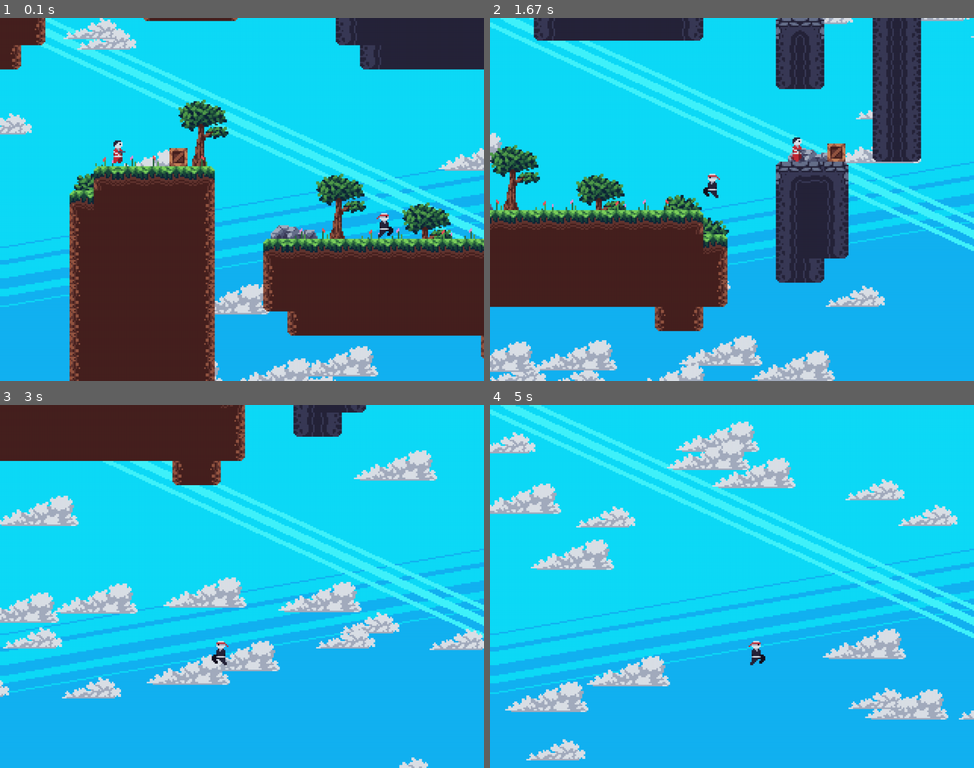
Above: before the commit, frames 1-4 (two rows, left to right).
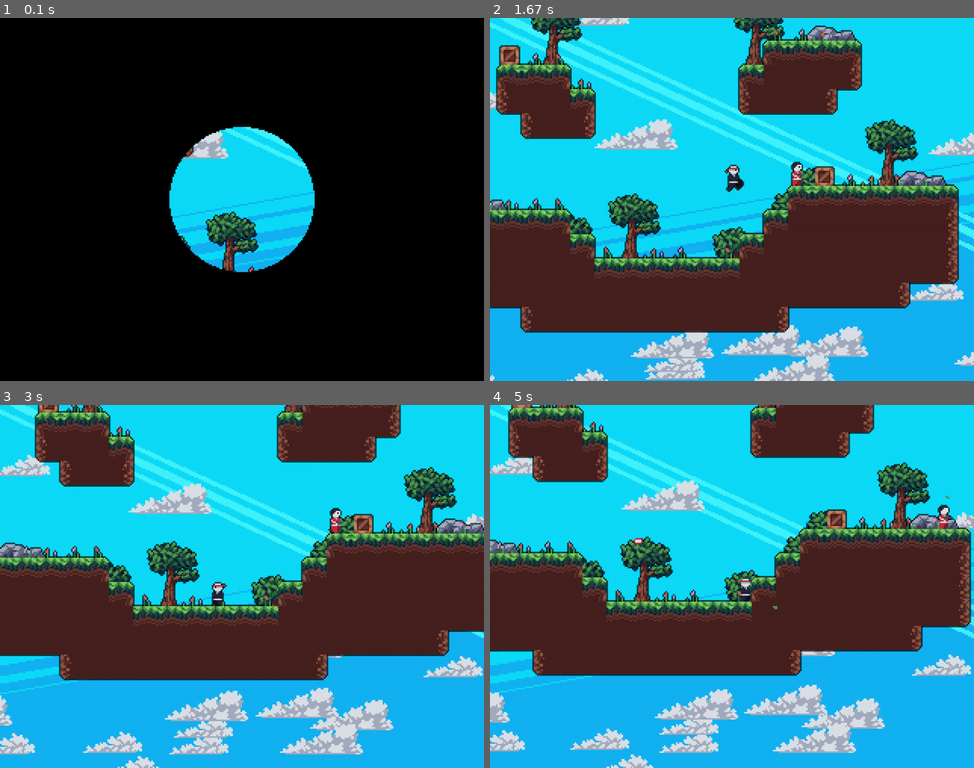
Above: after the commit, the same moments.

Repository: zeolsem/dafluffypotato-pygame-tutorial
Game: pygame game, started from src/main.py
The game is run twice, just before and just after one commit, with the same random seed, the same clock (stepped at 60 frames per second) and the same inputs.
Inputs:
- Up to frame 1 (0.1 s): no input
- Up to frame 2 (1.67 s): hold Shift 0.33-0.8 s; hold D 0.33-0.8 s; hold W from 1.33 s (still down)
- Up to frame 3 (3 s): release W at 1.8 s; hold D 1.83-2.3 s; hold A 2.33-2.87 s; hold S from 2.9 s (still down)
- Up to frame 4 (5 s): release S at 3.2 s; hold A 3.23-3.63 s; hold W 3.67-4.03 s; hold D 4.07-4.7 s

The runs differ from the first frame. In frame 1, 95% of the frame differs, in the area x 0-100%, y 0-100%; in frame 2, 52%; in frame 3, 55%; in frame 4, 54%.

Commit message:
Death and sparks (#6)
* add sparks

* Add death mechanics, killing enemies, some sparks and screen shaking

* Add level transitions

* Add outlines

* Add sound

Diff:
--- a/src/entities.py
+++ b/src/entities.py
@@ -1,7 +1,8 @@
 import random
-
-import pygame, math
-from src.particle import Particle
+import math
+import pygame
+from src.particle import Particle, spawn_particle
+from src.spark import Spark
 
 
 class PhysicsEntity:
@@ -15,6 +16,7 @@
         self.max_speed = 2.0
         self.wall_slide = False
         self.slideable = False
+        self.on_ground = False
 
         self.action = ''
         self.animation = None
@@ -77,7 +79,7 @@
                     self.wall_slide = False
                 self.pos[0] = e_rect.x
             if approx_rect.colliderect(rect):
-                if rect.top > e_rect.top - e_rect.height/4:
+                if rect.top > e_rect.top - e_rect.height / 4:
                     self.slideable = True
                 if rect.x > e_rect.x:
                     self.flip = False
@@ -133,6 +135,7 @@
             self.flip = not self.flip
             self.velocity[0] = 0
 
+        # handle shooting
         if self.walking:
             movement = (-0.5 if self.flip else 0.5, movement[1])
             self.walking = max(0, self.walking - 1)
@@ -140,19 +143,50 @@
                 dis = (self.game.player.pos[0] - self.pos[0], self.game.player.pos[1] - self.pos[1])
                 if abs(dis[1]) < 16:
                     if self.flip and dis[0] < 0:
-                        self.game.projectiles.append([[self.get_rect().centerx - 7, self.get_rect().centery], -1.5, 0])
+                        self.game.sfx['shoot'].play()
+                        self.game.projectiles.append([[self.get_rect().centerx - 7, self.get_rect().centery], -3, 0])
+                        for i in range(7):
+                            self.game.sparks.append(Spark(self.game.projectiles[-1][0], random.random() - 0.5 + math.pi,
+                                                          2 * random.random()))
                     if not self.flip and dis[0] > 0:
-                        self.game.projectiles.append([[self.get_rect().centerx + 7, self.get_rect().centery], 1.5, 0])
+                        self.game.sfx['shoot'].play()
+                        self.game.projectiles.append([[self.get_rect().centerx + 7, self.get_rect().centery], 3, 0])
+                        for i in range(7):
+                            self.game.sparks.append(
+                                Spark(self.game.projectiles[-1][0], random.random() - 0.5, 2 * random.random()))
+
         elif random.random() < 0.01:
             self.walking = random.randint(30, 120)
             self.velocity[0] = random.random() * 2 - 1
 
         super().update(tilemap, movement=movement)
 
+        # set animation
         if movement[0] != 0:
             self.set_action("run")
         else:
             self.set_action("idle")
+
+        if abs(self.game.player.dashing) >= 50:
+            if self.get_rect().colliderect(self.game.player.get_rect()):
+                self.game.sfx['hit'].play()
+                self.enemy_death()
+                return True
+
+    def enemy_death(self):
+        self.game.screenshake = max(24, self.game.screenshake)
+        for i in range(0, 15):
+            # add sparks
+            angle = random.random() * math.pi * 2
+            self.game.sparks.append(Spark(self.get_rect().center, angle, 2 + random.random()))
+            # add particles
+            speed = random.random() * 5
+            velocity = [math.cos(angle + math.pi) * speed * 0.5, math.sin(angle + math.pi) * speed * 0.5]
+            p = Particle(self.game, 'particle', self.get_rect().center, velocity, frame=random.randint(0, 7))
+            self.game.particles.append(p)
+        # add 'slashing' sparks
+        self.game.sparks.append(Spark(self.get_rect().center, 0, 5))
+        self.game.sparks.append(Spark(self.get_rect().center, math.pi, 5))
 
     def render(self, surf, offset=(0, 0)):
         super().render(surf, offset=offset)
@@ -162,6 +196,7 @@
             surf.blit(pygame.transform.flip(self.game.assets['gun'], True, False), (gun_pos[0] - 4, gun_pos[1]))
         else:
             surf.blit(self.game.assets['gun'], (gun_pos[0], gun_pos[1]))
+
 
 class Player(PhysicsEntity):
     def __init__(self, game, pos, size):
@@ -171,18 +206,41 @@
         self.max_speed = 2.0
         self.wall_slide = False
         self.dashing = 0
+        self.dead = 0
 
     def update(self, tilemap, movement):
+        # Handle the player's death
+        if self.air_time > 150:
+            self.game.screenshake = max(16, self.game.screenshake)
+            self.dead += 1
+
+        if self.dead:
+            self.dead += 1
+            self.game.loader.transition += 1
+            if self.dead > 30:
+                self.game.loader.load_level(self.game.level)
+                self.dead = 0
+            return
+
+        # limit velocity
         self.velocity[0] = min(max(-self.max_speed, self.velocity[0]), self.max_speed)
         super().update(tilemap, movement=movement)
-
 
         self.air_time += 1
         if self.collisions["down"]:
             self.air_time = 0
             self.jumps = 2
-
-        if self.slideable and (((self.collisions["left"] or self.collisions["right"]) and self.air_time > 4) or (self.wall_slide and self.velocity[0] == 0)):
+            self.on_ground = True
+        else:
+            self.on_ground = False
+
+        # stop player sliding if he's on the floor
+        for rect in tilemap.physics_rects_around(self.pos):
+            if rect.top <= self.get_rect().bottom and abs(rect.centerx - self.get_rect().centerx) < 8:
+                self.slideable = False
+
+        if self.slideable and (((self.collisions["left"] or self.collisions["right"]) and self.air_time > 4) or (
+                self.wall_slide and self.velocity[0] == 0)):
             if not self.wall_slide:
                 self.velocity[1] *= 0.8
             self.wall_slide = True
@@ -209,44 +267,52 @@
             if abs(self.dashing) == 50:
                 self.velocity[0] *= 0.2
             p_vel = [abs(self.dashing) / self.dashing * random.random() * 3, 0]
-            self.game.particles.append(
-                Particle(self.game, 'particle', self.get_rect().midtop, p_vel, frame=random.randint(0, 7)))
+            self.game.loader.particles.append(
+                Particle(self.game, 'particle', self.get_rect().center, p_vel, frame=random.randint(0, 7)))
         if abs(self.dashing) in {60, 50}:
             for i in range(20):
-                angle = random.random() * math.pi * 2
-                speed = random.random() * 0.5 + 0.5
-                p_vel = [math.cos(angle) * speed, math.sin(angle) * speed]
-                self.game.particles.append(Particle(self.game, 'particle', self.get_rect().midtop, p_vel, frame=random.randint(0, 7)))
+                spawn_particle(self.game, self)
+
+        if not self.collisions["down"] and self.jumps >= 2 and self.air_time > 5:
+            self.jumps -= 1
+
     def render(self, surf, offset=(0, 0)):
+        if self.dead:
+            return
         if abs(self.dashing) <= 50:
             super().render(surf, offset=offset)
         else:
             pass
 
     def jump(self):
+        if self.dead:
+            return
         if self.wall_slide:
+            self.game.sfx['jump'].play()
             if self.flip:
                 self.velocity[0] = 3.0
-                self.velocity[1] = -3.0
-                self.air_time = 5
-                self.jumps = max(0, self.jumps - 1)
-                return True
             elif not self.flip:
                 self.velocity[0] = -3.0
-                self.velocity[1] = -3.0
-                self.air_time = 5
-                self.jumps = max(0, self.jumps - 1)
-                return True
+            self.velocity[1] = -3.0
+            self.air_time = 5
+            self.jumps = max(0, self.jumps - 1)
+            return True
         elif self.jumps:
+            self.game.sfx['jump'].play()
             self.velocity[1] = -3.7
             self.jumps -= 1
             self.air_time = 5
             return True
         return False
 
-    def dash(self):
+    def dash(self, direction):
+        if self.dead:
+            return
         if not self.dashing:
-            if self.flip:
+            self.game.sfx['dash'].play()
+            if direction == 1:
+                self.dashing = 60
+            elif direction == -1:
                 self.dashing = -60
             else:
-                self.dashing = 60
+                self.dashing = 60 * (-1 if self.flip else 1)
--- a/src/game.py
+++ b/src/game.py
@@ -6,7 +6,8 @@
 from src import keyboard
 from src.entities import Player
 from src.level_loader import LevelLoader
-from src.particle import Particle
+from src.particle import spawn_particle
+from src.spark import Spark
 from src.utils import load_image, load_images, Animation
 from src.tilemap import Tilemap
 from src.clouds import Clouds
@@ -14,9 +15,11 @@
 
 class Game:
     def __init__(self):
+        self.projectiles = []
         pygame.display.set_caption("Ninja game by DaFluffyPotato")
         self.screen = pygame.display.set_mode((1280, 960))
-        self.display = pygame.Surface((320, 240))
+        self.display = pygame.Surface((320, 240), pygame.SRCALPHA)
+        self.display_2 = pygame.Surface((320, 240))
 
         self.assets = {
             'decor': load_images('tiles/decor'),
@@ -40,24 +43,43 @@
             'projectile': load_image('projectile.png'),
         }
 
+        self.sfx = {
+            'jump': pygame.mixer.Sound('../data/sfx/jump.wav'),
+            'dash': pygame.mixer.Sound('../data/sfx/dash.wav'),
+            'shoot': pygame.mixer.Sound('../data/sfx/shoot.wav'),
+            'hit': pygame.mixer.Sound('../data/sfx/hit.wav'),
+            'ambience': pygame.mixer.Sound('../data/sfx/ambience.wav'),
+        }
+
+        self.sfx['ambience'].set_volume(0.2)
+        self.sfx['jump'].set_volume(0.7)
+        self.sfx['dash'].set_volume(0.3)
+        self.sfx['shoot'].set_volume(0.4)
+        self.sfx['hit'].set_volume(0.8)
+
         self.clock = pygame.time.Clock()
         self.keys = keyboard.Keyboard("wasd").get_keys()
 
         self.player = Player(self, (50, 50), (8, 15))
         self.player_movement_x = [False, False]
         self.player_movement_y = [False, False]
+        self.player.dead = 0
+        self.enemies = []
 
         self.camera_entity = None
         self.set_camera_entity(self.player)
         self.render_scroll = (0, 0)
         self._scroll = [0, 0]
+        self.screenshake = 0
 
         self.tilemap = Tilemap(self)
         self.loader = LevelLoader(self)
         # self.tilemap.load('../maps/map.json')
-        self.loader.load_level(1)
+        self.level = 0
+        self.loader.load_level(self.level)
 
         self.clouds = Clouds(self.assets["clouds"])
+        self.sparks = []
 
         self.events = {
             "quit": 0,
@@ -78,8 +100,10 @@
 
     def update_enemies(self):
         for enemy in self.enemies.copy():
-            enemy.update(self.tilemap, (0, 0))
+            kill = enemy.update(self.tilemap, (0, 0))
             enemy.render(self.display, offset=self.render_scroll)
+            if kill:
+                self.enemies.remove(enemy)
 
     def process_events(self):
         keys = self.keys
@@ -97,7 +121,7 @@
                 if event.key == keys["left"]:
                     self.events["left"] = 1
                 if event.key == keys["lshift"]:
-                    self.player.dash()
+                    self.player.dash(self.events["right"] - self.events["left"])
             if event.type == pygame.KEYUP:
                 if event.key == keys["up"]:
                     self.events["up"] = 0
@@ -114,6 +138,12 @@
         if self.events["up"] != self.events["past_up"] and self.events["up"]:
             self.player.jump()
 
+    def draw_sparks(self):
+        for spark in self.sparks.copy():
+            kill = spark.update()
+            spark.render(self.display, offset=self.render_scroll)
+            if kill:
+                self.sparks.remove(spark)
     def handle_projectiles(self):
         for projectile in self.projectiles.copy():
             projectile[0][0] += projectile[1]
@@ -123,37 +153,66 @@
                                     projectile[0][1] - img.get_height() / 2 - self.render_scroll[1]))
             if self.tilemap.solid_check(projectile[0]):
                 self.projectiles.remove(projectile)
+                for i in range(0, 6):
+                    self.sparks.append(Spark(projectile[0], random.random() - 0.5 + (math.pi if projectile[1] > 0 else 0), 2 * random.random()))
             elif projectile[2] > 360:
                 self.projectiles.remove(projectile)
             elif abs(self.player.dashing) < 50:
                 if pygame.Rect(self.player.get_rect().centerx - 4, self.player.get_rect().centery - 4, 8, 8).collidepoint(projectile[0]):
                     self.projectiles.remove(projectile)
+                    self.player.dead += 1
+                    self.screenshake = max(32, self.screenshake)
+                    for i in range(20):
+                        spawn_particle(self, self.player)
+                        Spark.spawn_spark(self, projectile)
 
     def run(self):
         running = True
+        pygame.mixer.music.load('../data/music.wav')
+        pygame.mixer.music.set_volume(0.5)
+        pygame.mixer.music.play(-1)
+        self.sfx['ambience'].play(-1)
         while running:
-            self.display.blit(self.assets["background"], (0, 0))
-
+            self.display.fill((0, 0, 0, 0))
+            self.display_2.blit(self.assets["background"], (0, 0))
+
+            # update game logic
             self.player.update(self.tilemap, (self.player_movement_x[0] - self.player_movement_x[1], 0))
 
             self.update_camera()
 
             self.clouds.update()
-            self.clouds.render(self.display, self.render_scroll)
+            self.clouds.render(self.display_2, self.render_scroll)
+
             self.tilemap.render(self.display, self.render_scroll)
 
             self.update_enemies() # ALSO RENDERS ENEMIES
             self.player.render(self.display, self.render_scroll)
-
-            # [[x, y], direction, timer]
+            # outlines
+            display_mask = pygame.mask.from_surface(self.display)
+            display_sillhouette = display_mask.to_surface(setcolor=(0, 0, 0, 180), unsetcolor=(0, 0, 0, 0))
+            for offset in ((-1, 0), (1, 0), (0, 1), (0, -1)):
+                self.display_2.blit(display_sillhouette, (offset[0], offset[1]))
+
             self.handle_projectiles()
 
+            self.loader.spawn_particles()
             self.loader.draw_particles()
+
+            self.draw_sparks()
+
             self.process_events()
             self.handle_input()
             running = not self.events["quit"]
 
-            self.screen.blit(pygame.transform.scale(self.display, self.screen.get_size()), (0, 0))
+            self.loader.eval_transition()
+            screenshake_offset = (random.random() * self.screenshake - self.screenshake / 2, random.random() * self.screenshake - self.screenshake / 2)
+            self.screenshake = max(0, self.screenshake - 1)
+
+            # self.display_2.blit(display_sillhouette, (0, 0))
+            self.display_2.blit(self.display, (0, 0))
+
+            self.screen.blit(pygame.transform.scale(self.display_2, self.screen.get_size()), screenshake_offset)
             pygame.display.update()
             self.clock.tick(60)
             pygame.display.set_caption("Ninja game by DaFluffyPotato | FPS: " + str(int(self.clock.get_fps())))
--- a/src/keyboard.py
+++ b/src/keyboard.py
@@ -1,4 +1,5 @@
 import pygame
+
 
 class Keyboard():
     def __init__(self, layout):
--- a/src/level_loader.py
+++ b/src/level_loader.py
@@ -1,4 +1,5 @@
 import math
+import os
 import random
 import pygame
 
@@ -13,9 +14,12 @@
         self.particles = []
         self.game = game
         self.leaf_spawners = []
+        self.transition = -30
 
     def load_level(self, map_id):
         self.game.tilemap.load('../data/maps/' + str(map_id) + '.json')
+        self.game.loader.particles.clear()
+        self.game.projectiles.clear()
 
         self._scroll = self.game._scroll = [0, 0]
         self.render_scroll = self.game.render_scroll = (0, 0)
@@ -33,11 +37,31 @@
         self.game.projectiles = []
         self.game.particles = []
 
-    def spawn_particle(self):
+        self.game.player.dead = 0
+        self.game.player.air_time = 0
+        self.transition = -30
+
+    def eval_transition(self):
+        if not len(self.game.enemies):
+            self.transition += 1
+            if self.transition > 30:
+                self.game.level = min(self.game.level + 1, len(os.listdir('../data/maps')) - 1)
+                self.load_level(self.game.level)
+        if self.transition < 0:
+            self.transition += 1
+
+        if self.transition:
+            transition_surf = pygame.Surface(self.game.display.get_size())
+            circle_center = (self.game.display.get_width()//2, self.game.display.get_height()//2)
+            pygame.draw.circle(transition_surf, (255, 255, 255), circle_center, (30 - abs(self.transition)) * 8)
+            transition_surf.set_colorkey((255, 255, 255))
+            self.game.display.blit(transition_surf, (0, 0))
+
+    def spawn_particles(self):
         for rect in self.leaf_spawners:
             if random.random() * 49999 < rect.width * rect.height:
                 pos = [rect.x + random.random() * rect.width, rect.y + random.random() * rect.height]
-                self.particles.append(Particle(self, 'leaf', pos, velocity=[0.1, 0.3], frame=random.randint(0, 20)))
+                self.particles.append(Particle(self.game, 'leaf', pos, velocity=[0.1, 0.3], frame=random.randint(0, 20)))
 
     def draw_particles(self):
         for particle in self.particles.copy():
--- a/src/particle.py
+++ b/src/particle.py
@@ -1,3 +1,7 @@
+import math
+import random
+
+
 class Particle:
     def __init__(self, game, p_type, pos, velocity=[0, 0], frame=0):
         self.game = game
@@ -21,4 +25,12 @@
 
     def render(self, surf, offset=(0, 0)):
         img = self.animation.img()
-        surf.blit(img, (self.pos[0] - offset[0] + img.get_width()//2, self.pos[1] - offset[1] + img.get_height()//2))
+        surf.blit(img, (self.pos[0] - offset[0] - img.get_width()//2, self.pos[1] - offset[1] - img.get_height()//2))
+
+
+def spawn_particle(game, source):
+    angle = random.random() * math.pi * 2
+    speed = random.random() * 0.5 + 0.5
+    p_vel = [math.cos(angle) * speed, math.sin(angle) * speed]
+    p = Particle(game, 'particle', source.get_rect().center, p_vel, frame=random.randint(0, 7))
+    game.loader.particles.append(p)
--- /dev/null
+++ b/src/spark.py
@@ -0,0 +1,40 @@
+import math
+import random
+
+import pygame
+
+
+class Spark:
+    def __init__(self, pos, angle, speed):
+        self.pos = list(pos)
+        self.angle = angle
+        self.speed = speed
+
+    def update(self):
+        self.pos[0] += math.cos(self.angle) * self.speed
+        self.pos[1] += math.sin(self.angle) * self.speed
+
+        self.speed = max(0, self.speed - 0.1)
+        return not self.speed
+
+    def render(self, surf, offset=(0, 0)):
+        render_points = [
+            (self.pos[0] + math.cos(self.angle) * self.speed * 3 - offset[0],
+             self.pos[1] + math.sin(self.angle) * self.speed * 3 - offset[1]),
+
+            (self.pos[0] + math.cos(self.angle + math.pi * 0.5) * self.speed * 0.5 - offset[0],
+             self.pos[1] + math.sin(self.angle + math.pi * 0.5) * self.speed * 0.5 - offset[1]),
+
+            (self.pos[0] + math.cos(self.angle + math.pi) * self.speed * 3 - offset[0],
+             self.pos[1] + math.sin(self.angle + math.pi) * self.speed * 3 - offset[1]),
+
+            (self.pos[0] + math.cos(self.angle + math.pi * 1.5) * self.speed * 0.5 - offset[0],
+             self.pos[1] + math.sin(self.angle + math.pi * 1.5) * self.speed * 0.5 - offset[1]),
+        ]
+        pygame.draw.polygon(surf, (255, 255, 255), render_points)
+
+    @staticmethod
+    def spawn_spark(game, source):
+        angle = random.random() * math.pi * 2
+        s = Spark(source[0], angle, 2 + random.random())
+        game.sparks.append(s)
--- a/src/utils.py
+++ b/src/utils.py
@@ -1,20 +1,21 @@
+import random
 import pygame
 import os
 
 BASE_IMG_PATH = os.path.realpath("../data/images/") + os.sep
 
 
-def load_image(path, editor=0):
+def load_image(path):
     img = pygame.image.load(BASE_IMG_PATH + path).convert()
     img.set_colorkey((0,0,0))
     return img
 
 
-def load_images(path, editor=0):
+def load_images(path):
 
     images = []
     for img_name in sorted(os.listdir(BASE_IMG_PATH + path)):
-        img = load_image(path + os.sep + img_name, editor)
+        img = load_image(path + os.sep + img_name)
         images.append(img)
     return images
 
